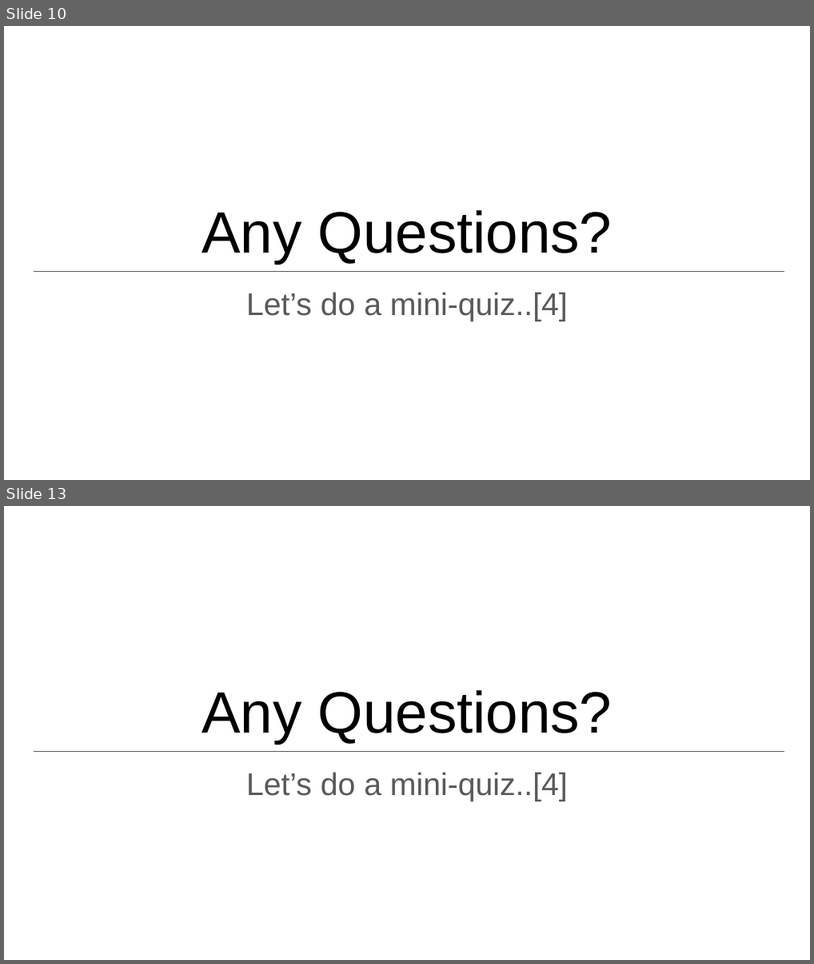
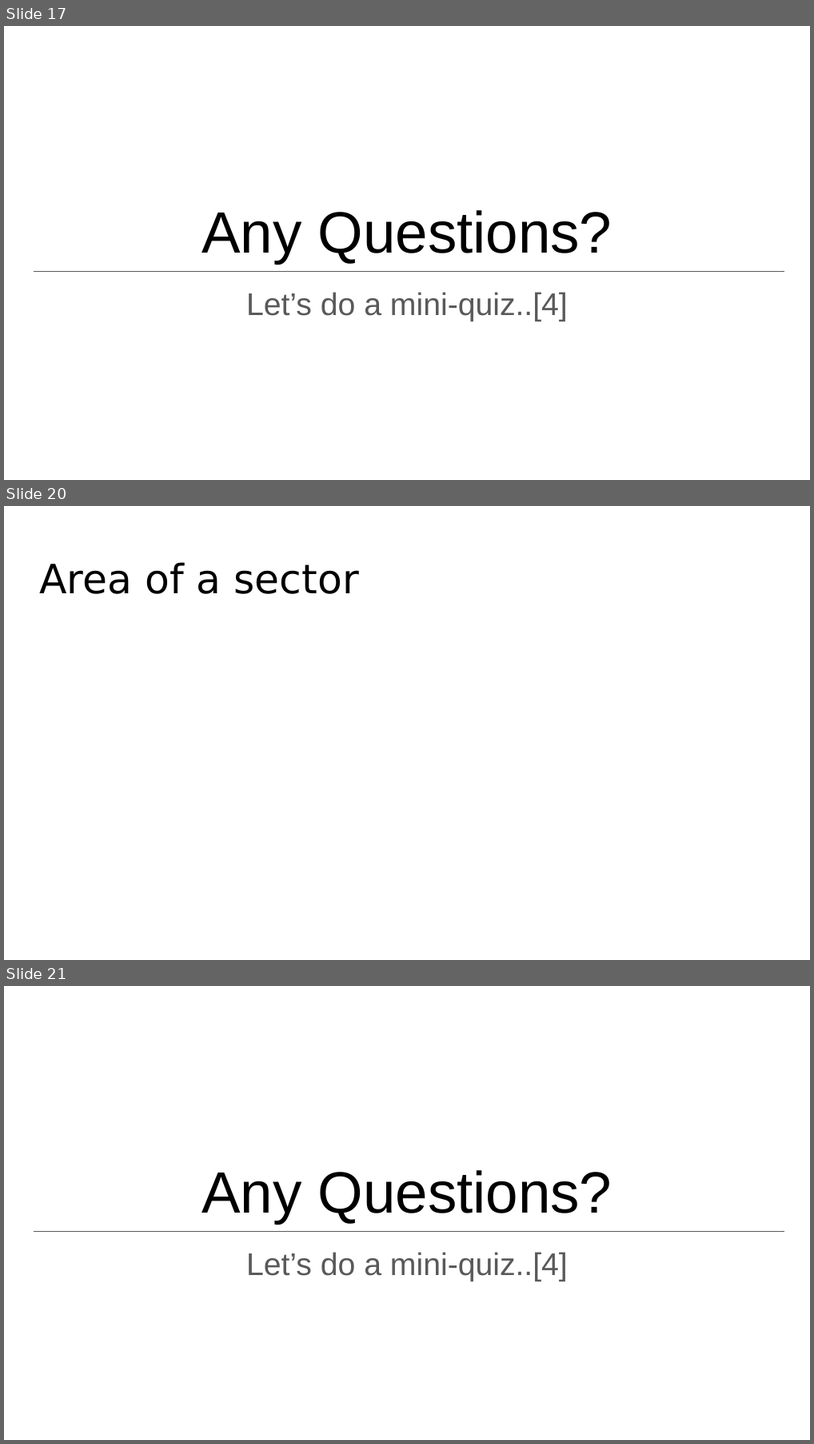
Before and after one commit to deeperj/dillinger, a slide deck: thesis/ukapp2/wqu_isc/puremaths/ISC_PureMaths0401.pptx. Shown one above the other, each under a label of ours: slides 10 and 13 before the commit, slides 17, 20 and 21 after it; the slides between them are not shown. The pictures are 814x964 and 814x1444 pixels, drawn with LibreOffice and Linux fonts; fonts in the diff are those of the drawing. Boxes give left, top, right and bottom in pixels: in the first picture for what was removed or moved away, otherwise in the second. Text is boxed around its words. In the diff, an @@ line names an element or a change of style, - is before the commit and + after.

```diff
--- a/thesis/ukapp2/wqu_isc/puremaths/ISC_PureMaths0401.pptx
+++ b/thesis/ukapp2/wqu_isc/puremaths/ISC_PureMaths0401.pptx
@@ slide 20 added at box(4, 506, 810, 960), background #FFFFFF @@
@@ title added at box(39, 562, 359, 594), 36 pt, text #000000 @@
+Area of a sector
@@ what was slide 10 is now slide 17 @@
@@ what was slide 13 is now slide 21 @@
```
Also in this commit, not shown: 1 slide changed, 8 other slides added, 1 slide removed, 54 other files.
